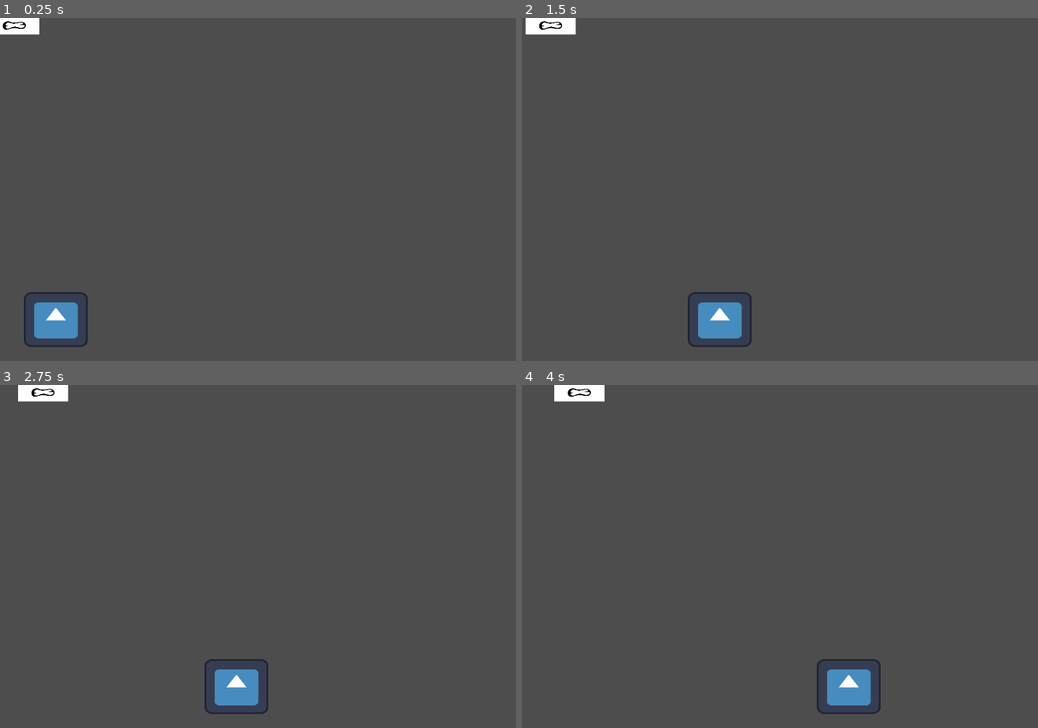
Above: before the commit, frames 1-4 (two rows, left to right).
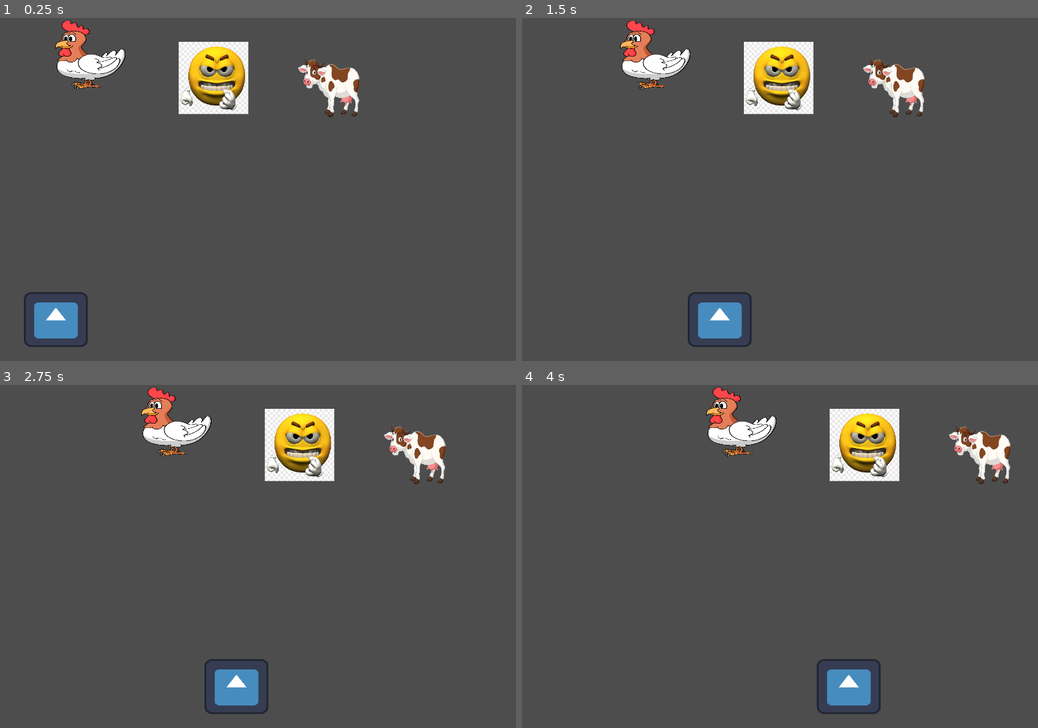
Above: after the commit, the same moments.

Repository: BrentMatoba/space_invaders
Game: Godot game, scene res://main.tscn
The game is run twice, just before and just after one commit, with the same random seed, the same clock (stepped at 60 frames per second) and the same inputs. The engine's default icon, where the game draws it, is replaced by a stand-in: a white triangle on a blue panel in a dark square.
Inputs:
- Up to frame 1 (0.25 s): no input
- Up to frame 2 (1.5 s): tap Enter at 0.5 s; hold Right (ui_right) 0.53-1.28 s; hold Left (ui_left) from 1.28 s (still down)
- Up to frame 3 (2.75 s): release Left (ui_left) at 2.03 s; hold Right (ui_right) from 2.03 s (still down)
- Up to frame 4 (4 s): release Right (ui_right) at 3.53 s; hold Left (ui_left) from 3.53 s (still down)

The runs differ from the first frame. In frame 1, 5.6% of the frame differs, in the area x 0-70%, y 0-29%; in frame 2, 5.7%; in frame 3, 5.7%, in the area x 3-87%, y 0-29%; in frame 4, 5.7%.

Commit message:
cole help me

Diff:
--- a/abstract_enemy.gd
+++ b/abstract_enemy.gd
@@ -2,7 +2,7 @@
 class_name abstract_enemy;
 static var x_direction = 1
 var speed = 30;
-const y_speed = 5;
+const y_speed = 10;
 var frame_count = 60
 
 
@@ -14,22 +14,28 @@
 	pass;
 
 
-#i think i just plug this into the enemy class instead of trying to make it a component. I should learn how to make components but
+
 #i think i actually want to replicate the behavior from the first iterations oft he paddle lol
+
 func move():
+	#Timer because I want jumpy movement like original game
 	if frame_count < 60:
 		frame_count +=1;
 	else:
-		velocity = Vector2(speed,0);
+		#Checks if any object has gone off screen, then reverses x direction for all enemies
+		await hit_wall_checker(); #Trying to solve the desync issue with await
+
+		#Moves all enemies
 		move_and_collide(Vector2(speed * x_direction, 0));
-		hit_wall_checker();
+
+		#resets timer
 		frame_count = 0;
 
 
 func hit_wall_checker():
 	#if x value is greater than 360
 	if position.x >= 360:
-		#Change x directionn
+		#Change x direction
 		x_direction = -1;
 		shift_y();
 	elif position.x <= 0:
@@ -37,4 +43,5 @@
 		shift_y();
 
 func shift_y():
+	#move enemies down by yspeed units
 	position.y += y_speed;
--- a/enemy_chicken.tscn
+++ b/enemy_chicken.tscn
@@ -1,6 +1,12 @@
-[gd_scene load_steps=2 format=3 uid="uid://ounp41y3ueyc"]
+[gd_scene load_steps=3 format=3 uid="uid://ounp41y3ueyc"]
 
 [ext_resource type="Script" uid="uid://cu868xikhax10" path="res://enemy_chicken.gd" id="1_4fwdt"]
+[ext_resource type="Texture2D" uid="uid://be7wkmkoi8l2c" path="res://art/enemy_placeholder_art/cartoonchicken Background Removed.png" id="2_c75in"]
 
 [node name="enemy_chicken" type="CharacterBody2D"]
 script = ExtResource("1_4fwdt")
+
+[node name="Sprite2D" type="Sprite2D" parent="."]
+position = Vector2(4, -1.9999924)
+scale = Vector2(0.06465969, 0.04083334)
+texture = ExtResource("2_c75in")
--- a/enemy_cow.tscn
+++ b/enemy_cow.tscn
@@ -1,6 +1,11 @@
-[gd_scene load_steps=2 format=3 uid="uid://bqpk37bfau2t5"]
+[gd_scene load_steps=3 format=3 uid="uid://bqpk37bfau2t5"]
 
 [ext_resource type="Script" uid="uid://dixutrsq6udld" path="res://enemy_cow.gd" id="1_5akyl"]
+[ext_resource type="Texture2D" uid="uid://c2c3frks7n54e" path="res://art/enemy_placeholder_art/COW Background Removed.png" id="2_bin8e"]
 
 [node name="enemy_cow" type="CharacterBody2D"]
 script = ExtResource("1_5akyl")
+
+[node name="Sprite2D" type="Sprite2D" parent="."]
+scale = Vector2(0.16872792, 0.24157304)
+texture = ExtResource("2_bin8e")
--- /dev/null
+++ b/enemy_really_mad.gd
@@ -0,0 +1 @@
+extends abstract_enemy;
--- /dev/null
+++ b/enemy_really_mad.tscn
@@ -0,0 +1,11 @@
+[gd_scene load_steps=3 format=3 uid="uid://cfk8nbkvuwfhi"]
+
+[ext_resource type="Script" uid="uid://5tju21irmeno" path="res://enemy_really_mad.gd" id="1_shns1"]
+[ext_resource type="Texture2D" uid="uid://cj0g55sdbb4r6" path="res://art/enemy_placeholder_art/reallyreallymad.webp" id="2_kn26t"]
+
+[node name="enemy_really_mad" type="CharacterBody2D"]
+script = ExtResource("1_shns1")
+
+[node name="Sprite2D" type="Sprite2D" parent="."]
+scale = Vector2(0.121249996, 0.12625)
+texture = ExtResource("2_kn26t")
--- a/main.tscn
+++ b/main.tscn
@@ -1,12 +1,20 @@
-[gd_scene load_steps=3 format=3 uid="uid://bgi21s1hlbsy8"]
+[gd_scene load_steps=5 format=3 uid="uid://bgi21s1hlbsy8"]
 
 [ext_resource type="PackedScene" uid="uid://darjgb3fu5rx" path="res://player.tscn" id="2_0xm2m"]
-[ext_resource type="PackedScene" uid="uid://wteao85yokqh" path="res://abstract_enemy.tscn" id="2_h2yge"]
+[ext_resource type="PackedScene" uid="uid://cfk8nbkvuwfhi" path="res://enemy_really_mad.tscn" id="3_lquwl"]
+[ext_resource type="PackedScene" uid="uid://bqpk37bfau2t5" path="res://enemy_cow.tscn" id="4_7mycd"]
+[ext_resource type="PackedScene" uid="uid://ounp41y3ueyc" path="res://enemy_chicken.tscn" id="5_272bh"]
 
 [node name="Main" type="Node"]
 
 [node name="player" parent="." instance=ExtResource("2_0xm2m")]
 position = Vector2(39, 211)
 
-[node name="abstract_enemy" parent="." instance=ExtResource("2_h2yge")]
-up_direction = Vector2(0, 1)
+[node name="enemy_really_mad" parent="." instance=ExtResource("3_lquwl")]
+position = Vector2(119, 42)
+
+[node name="enemy_cow" parent="." instance=ExtResource("4_7mycd")]
+position = Vector2(202, 48)
+
+[node name="enemy_chicken" parent="." instance=ExtResource("5_272bh")]
+position = Vector2(29, 28)
Binary file added: art/enemy_placeholder_art/COW Background Removed.png
Not shown, added: art/enemy_placeholder_art/COW Background Removed.png.import
Binary file added: art/enemy_placeholder_art/cartoonchicken Background Removed.png
Not shown, added: art/enemy_placeholder_art/cartoonchicken Background Removed.png.import
Binary file added: art/enemy_placeholder_art/reallyreallymad.webp
Not shown, added: art/enemy_placeholder_art/reallyreallymad.webp.import
Not shown, added: enemy_really_mad.gd.uid
